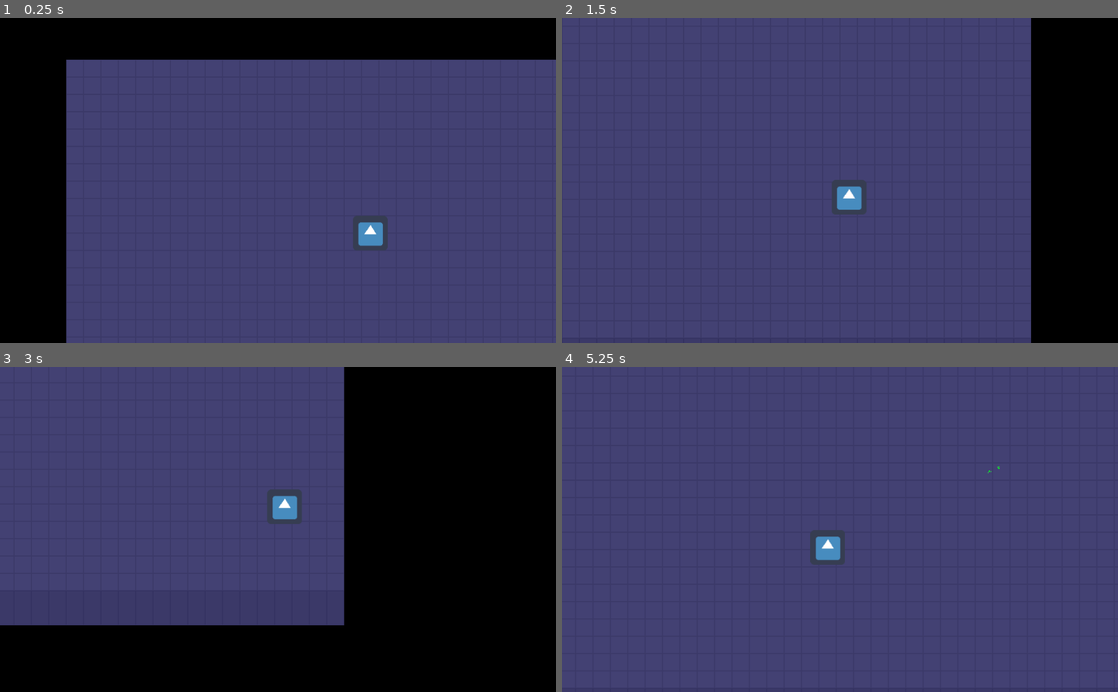
Above: before the commit, frames 1-4 (two rows, left to right).
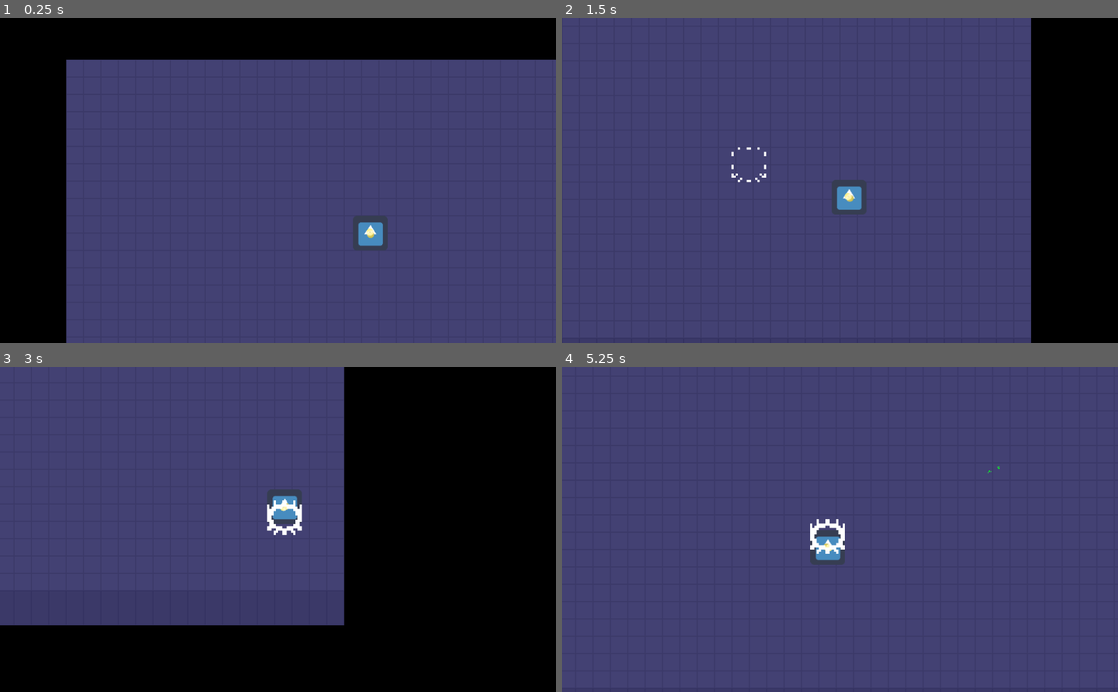
Above: after the commit, the same moments.

Repository: ColdCalzone/GWJ-30
Game: Godot game, scene res://singletons/Game.tscn
Two runs of this game, one before a commit and one after it. Both use one fixed random seed, a clock stepped at 60 frames per second and the inputs below. The project has no main scene, so this scene is started directly. The engine's default icon, where the game draws it, is replaced by a stand-in: a white triangle on a blue panel in a dark square.
Inputs (mouse positions are in pixels of both pictures, inside the frame that each line leads up to):
- Up to frame 1 (0.25 s): no input
- Up to frame 2 (1.5 s): tap Enter (ui_accept) at 0.5, 0.77 s; move the mouse to (962, 164) at 0.52 s; hold D (move_right) 0.53-1.28 s; click (962, 164) at 0.67 s; move the mouse to (728, 196) at 1.27 s; hold S (move_down) from 1.28 s (still down)
- Up to frame 3 (3 s): tap Enter (ui_accept) at 1.52 s; move the mouse to (333, 458) at 2.02 s; release S (move_down) at 2.03 s; hold D (move_right) 2.03-2.78 s; move the mouse to (250, 594) at 2.77 s; hold W (move_up) from 2.78 s (still down); click (250, 594) at 2.92 s
- Up to frame 4 (5.25 s): tap Enter (ui_accept) at 3.02, 3.77, 4.52 s; move the mouse to (1006, 578) at 3.52 s; release W (move_up) at 3.53 s; hold A (move_left) 3.53-5.03 s; move the mouse to (673, 480) at 4.27 s; move the mouse to (867, 529) at 5.02 s; hold S (move_down) from 5.03 s (still down); click (867, 529) at 5.17 s

The runs differ from the first frame. In frame 1, less than 0.1% of the frame differs, in the area x 65-68%, y 64-68%; in frame 2, 0.1%; in frame 3, 0.3%; in frame 4, 0.3%, in the area x 44-51%, y 46-58%.
Error before the commit: Trying to assign value of type 'Nil' to a variable of type 'Dictionary'. (res://singletons/WeaponManager.gd:25)

Commit message:
Added Clang attack

Diff:
--- a/data/weapons.json
+++ b/data/weapons.json
@@ -39,4 +39,5 @@
 		"damage": 12,
 		"cooldown": 2.0,
 		"attack_type": 3
+	}
 }
--- a/objects/Player.gd
+++ b/objects/Player.gd
@@ -22,7 +22,7 @@
 
 func _ready() -> void:
 	attack_damage = 2
-	set_weapon("slap")
+	set_weapon("cymbals")
 
 func _physics_process(delta : float):
 	var dir: Vector2 = Vector2.ZERO
--- a/objects/Weapon.gd
+++ b/objects/Weapon.gd
@@ -3,7 +3,7 @@
 
 
 
-enum AttackTypes { Swipe, Jab, Arrow }
+enum AttackTypes { Swipe, Jab, Arrow, Clang }
 
 onready var animation_player := $AnimationPlayer
 onready var anchor := $Anchor
@@ -49,6 +49,8 @@
 			var angle := rad2deg(get_angle_to(get_global_mouse_position()))
 			var direction := Vector2(cos(deg2rad(angle)), sin(deg2rad(angle)))
 			CombatManager.attack(handler, ArrowAttackParams.new(global_position, angle, direction))
+		AttackTypes.Clang:
+			CombatManager.attack(handler, ClangAttackParams.new(global_position))
 
 
 
--- /dev/null
+++ b/objects/attacks/Clang.gd
@@ -0,0 +1,25 @@
+extends Attack
+
+
+
+onready var animated_sprite := $AnimatedSprite
+onready var timer := $Timer
+
+
+
+func attack(parameters : AttackParams) -> void:
+	position = parameters.position
+
+	animated_sprite.play("default")
+	AudioManager.play_sfx("cymbal", global_position)
+
+	timer.start()
+	yield(timer, "timeout")
+	queue_free()
+
+
+
+func _on_Area2D_body_entered(body : PhysicsBody2D) -> void:
+	if body is Entity:
+		if body != attacker:
+			damage(body)
--- /dev/null
+++ b/objects/attacks/Clang.tscn
@@ -0,0 +1,46 @@
+[gd_scene load_steps=9 format=2]
+
+[ext_resource path="res://objects/attacks/Clang.gd" type="Script" id=1]
+[ext_resource path="res://assets/attacks/ClangAtlas.png" type="Texture" id=2]
+
+[sub_resource type="RectangleShape2D" id=6]
+extents = Vector2( 16, 16 )
+
+[sub_resource type="AtlasTexture" id=1]
+atlas = ExtResource( 2 )
+region = Rect2( 0, 0, 16, 16 )
+
+[sub_resource type="AtlasTexture" id=2]
+atlas = ExtResource( 2 )
+region = Rect2( 16, 0, 16, 16 )
+
+[sub_resource type="AtlasTexture" id=3]
+atlas = ExtResource( 2 )
+region = Rect2( 32, 0, 16, 16 )
+
+[sub_resource type="AtlasTexture" id=4]
+atlas = ExtResource( 2 )
+region = Rect2( 48, 0, 16, 16 )
+
+[sub_resource type="SpriteFrames" id=5]
+animations = [ {
+"frames": [ SubResource( 1 ), SubResource( 2 ), SubResource( 3 ), SubResource( 4 ) ],
+"loop": false,
+"name": "default",
+"speed": 8.0
+} ]
+
+[node name="Clang" type="Node2D"]
+scale = Vector2( 4, 4 )
+script = ExtResource( 1 )
+
+[node name="Area2D" type="Area2D" parent="."]
+
+[node name="CollisionShape2D" type="CollisionShape2D" parent="Area2D"]
+shape = SubResource( 6 )
+
+[node name="Timer" type="Timer" parent="."]
+
+[node name="AnimatedSprite" type="AnimatedSprite" parent="."]
+frames = SubResource( 5 )
+[connection signal="body_entered" from="Area2D" to="." method="_on_Area2D_body_entered"]
--- a/parameters/attacks/AttackParams.gd
+++ b/parameters/attacks/AttackParams.gd
@@ -3,7 +3,7 @@
 
 
 
-enum Types { SWING, JAB, ARROW }
+enum Types { SWING, JAB, ARROW, CLANG }
 
 var type : int
 var damage_multiplier := 1.0
--- /dev/null
+++ b/parameters/attacks/ClangAttackParams.gd
@@ -0,0 +1,15 @@
+extends AttackParams
+class_name ClangAttackParams
+
+
+
+var position : Vector2
+
+
+
+func _init(set_position : Vector2) -> void:
+	position = set_position
+
+	damage_multiplier = 1.0
+
+	type = Types.CLANG
--- a/project.godot
+++ b/project.godot
@@ -23,6 +23,11 @@
 "class": "AttackParams",
 "language": "GDScript",
 "path": "res://parameters/attacks/AttackParams.gd"
+}, {
+"base": "AttackParams",
+"class": "ClangAttackParams",
+"language": "GDScript",
+"path": "res://parameters/attacks/ClangAttackParams.gd"
 }, {
 "base": "KinematicBody2D",
 "class": "Entity",
@@ -73,6 +78,7 @@
 "ArrowAttackParams": "",
 "Attack": "",
 "AttackParams": "",
+"ClangAttackParams": "",
 "Entity": "",
 "JabAttackParams": "",
 "ParticleParams": "",
--- a/singletons/AudioManager.gd
+++ b/singletons/AudioManager.gd
@@ -13,10 +13,12 @@
 onready var rocken_music = $RockenMusic
 onready var bird_chirps_amb = $BirdChirps
 onready var warning = $Warning
+onready var cymbal_crash = $CymbalCrash
 
 onready var sfx = {
 	"swish": swish_sfx,
-	"warning": warning
+	"warning": warning,
+	"cymbal": cymbal_crash
 }
 
 onready var music = {
--- a/singletons/AudioManager.tscn
+++ b/singletons/AudioManager.tscn
@@ -6,6 +6,7 @@
 [ext_resource path="res://music/placeholder_music.wav" type="AudioStream" id=4]
 [ext_resource path="res://sfx/warn_sound.ogg" type="AudioStream" id=5]
 [ext_resource path="res://music/Rocken.ogg" type="AudioStream" id=6]
+[ext_resource path="res://sfx/cymbal_crash.ogg" type="AudioStream" id=7]
 
 [node name="AudioManager" type="Node2D"]
 script = ExtResource( 1 )
@@ -26,3 +27,6 @@
 
 [node name="Warning" type="AudioStreamPlayer2D" parent="."]
 stream = ExtResource( 5 )
+
+[node name="CymbalCrash" type="AudioStreamPlayer2D" parent="."]
+stream = ExtResource( 7 )
--- a/singletons/CombatManager.gd
+++ b/singletons/CombatManager.gd
@@ -17,6 +17,7 @@
 const ATT_SWING := preload("res://objects/attacks/Swing.tscn")
 const ATT_JAB := preload("res://objects/attacks/Jab.tscn")
 const ATT_ARROW := preload("res://objects/attacks/Arrow.tscn")
+const ATT_CLANG := preload("res://objects/attacks/Clang.tscn")
 
 
 
@@ -28,6 +29,7 @@
 		AttackParams.Types.SWING: attack_packed = ATT_SWING
 		AttackParams.Types.JAB: attack_packed = ATT_JAB
 		AttackParams.Types.ARROW: attack_packed = ATT_ARROW
+		AttackParams.Types.CLANG: attack_packed = ATT_CLANG
 
 	var attack_instance := attack_packed.instance()
 	add_child(attack_instance)
Binary file added: assets/attacks/ClangAtlas.png
Not shown, added: assets/attacks/ClangAtlas.png.import
Not shown, added: sfx/cymbal_crash.ogg.import
Not shown: 1 places in singletons/AudioManager.tscn that only renumber resources
Not shown, added: sfx/cymbal_crash.ogg
